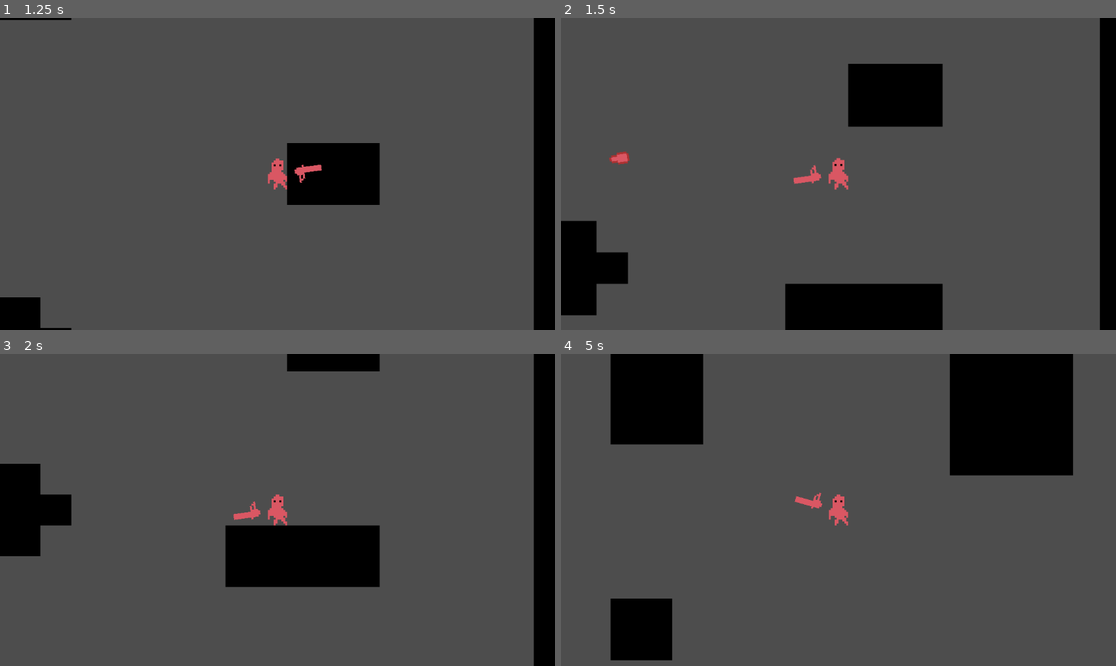
Above: before the commit, frames 1-4 (two rows, left to right).
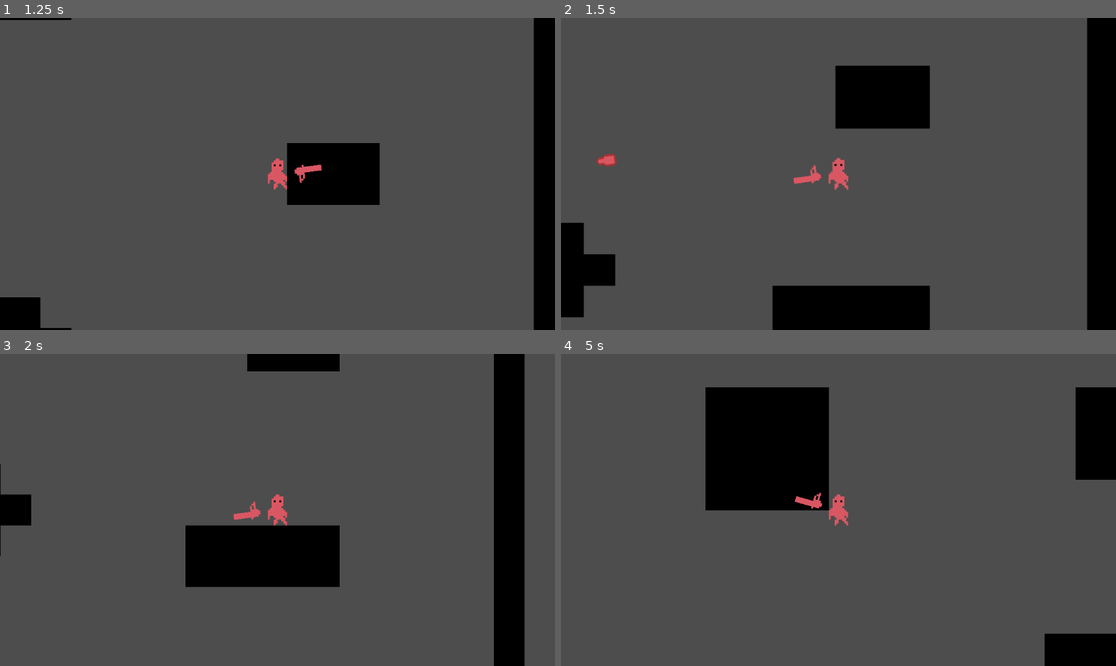
Above: after the commit, the same moments.

Repository: ExistantHumanX3/DeepFeats
Game: Godot game, scene res://scenes/game.tscn
Same seed, same stepped clock (60 frames per second), same inputs: the game is played once before the commit and once after it.
Inputs (mouse positions are in pixels of both pictures, inside the frame that each line leads up to):
- Up to frame 1 (1.25 s): tap Enter at 0.5 s; move the mouse to (399, 158) at 0.52 s; hold D (move_right) from 0.53 s (still down); tap Shift (dash) at 0.6 s
- Up to frame 2 (1.5 s): tap Space at 1.25 s; move the mouse to (727, 189) at 1.27 s; release D (move_right) at 1.28 s; hold S (move_down) from 1.28 s (still down); click (727, 189) at 1.35 s
- Up to frame 3 (2 s): keep holding S (move_down)
- Up to frame 4 (5 s): move the mouse to (894, 441) at 2.02 s; release S (move_down) at 2.03 s; hold D (move_right) 2.03-2.78 s; tap Shift (dash) at 2.1, 3.6 s; tap Enter at 2.75 s; move the mouse to (810, 572) at 2.77 s; hold W (move_up) 2.78-3.53 s; click (810, 572) at 2.85 s; move the mouse to (1005, 556) at 3.52 s; hold A (move_left) from 3.53 s (still down); move the mouse to (672, 463) at 4.27 s; click (672, 463) at 4.35 s

Frame 1 is identical in both runs. In frame 2, 5.5% of the frame differs, in the area x 0-98%, y 0-100%; in frame 3, 15%; in frame 4, 28%, in the area x 8-100%, y 0-100%.

Commit message:
Fixes knockback

Diff:
--- a/bvn-game-jam/scripts/character_body_2d.gd
+++ b/bvn-game-jam/scripts/character_body_2d.gd
@@ -14,7 +14,7 @@
 
 
 const SPEED = 200
-const DASH_SPEED = 4
+const DASH_SPEED = 4.0
 const dash_timer = 5
 
 func _physics_process(delta) -> void:
@@ -50,16 +50,21 @@
 	else :
 		play_anim("idle")
 
-	# Sets your velocity so you get to move
-	velocity = move_vector * SPEED
+
+	# Check if knockback is existing
+	if kb_vector.length() > 0:
+		# Each frame the knockback exists, subtract it's speed by an increasing amount each time
+		# starting at 0.05 and increases by the power of the lerp... idk what that is, but it works
+		kb_vector = lerp(kb_vector, Vector2(0, 0), 0.05)
+
 
 	# Apply knockback
 	move_vector -= kb_vector
+	print(kb_vector * SPEED)
 
-	# What does this one do? TODO: explain what this one does
-	if kb_vector.length() > 0:
-		kb_vector = lerp(kb_vector, Vector2(0, 0), 0.05)
-
+	# Fixes the knockback
+	# issue was the velocity was set before the knockback was applied
+	velocity = move_vector * SPEED
 
 
 
